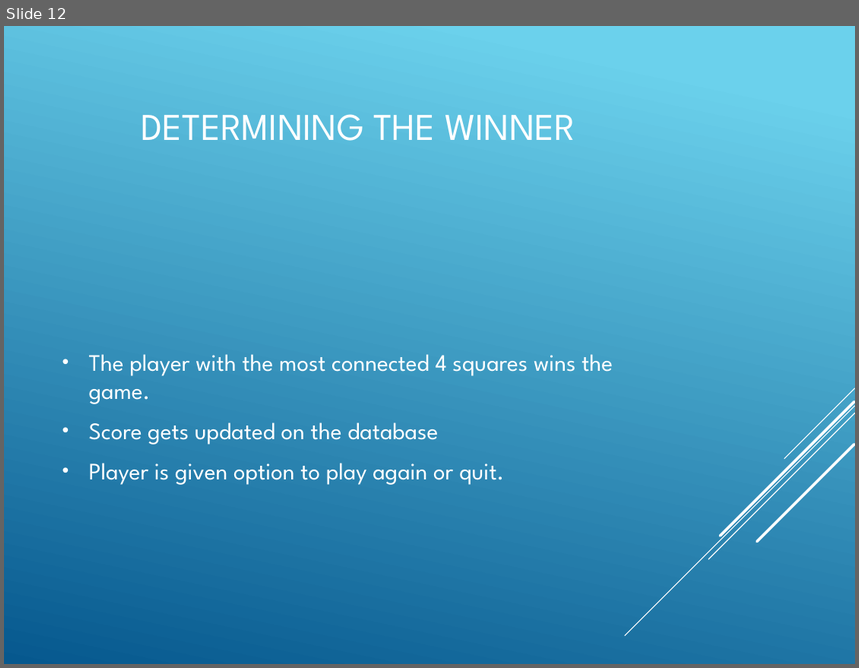
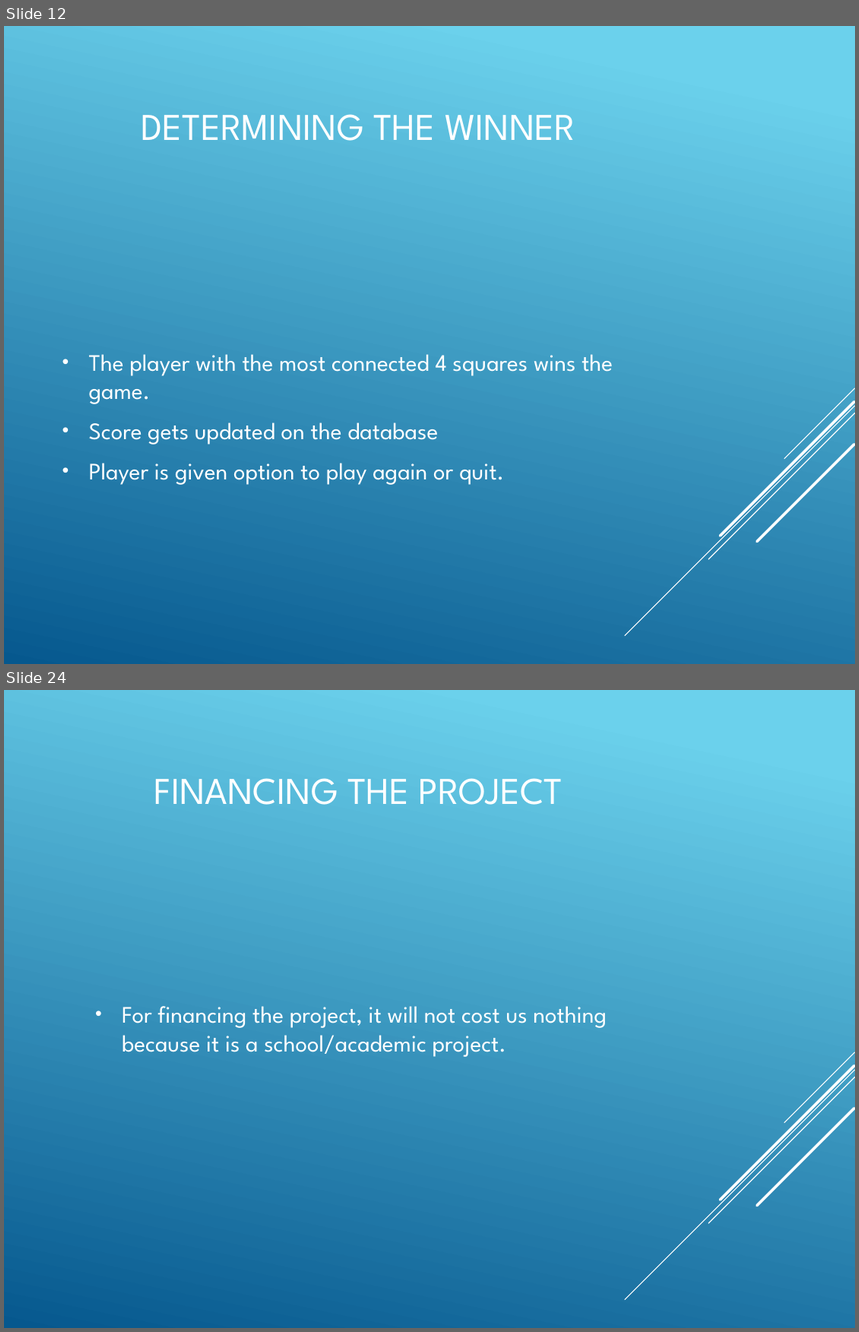
Before and after one commit to Amatarasu/A-Team, a slide deck: Power Point Presentation-bk.pptx. Shown one above the other, each under a label of ours: slide 12 before the commit, slides 12 and 24 after it; the slides between them are not shown. The pictures are 859x668 and 859x1332 pixels, drawn with LibreOffice and Linux fonts; fonts in the diff are those of the drawing. Boxes give left, top, right and bottom in pixels: in the first picture for what was removed or moved away, otherwise in the second. Text is boxed around its words. In the diff, an @@ line names an element or a change of style, - is before the commit and + after.

```diff
--- a/Power Point Presentation-bk.pptx
+++ b/Power Point Presentation-bk.pptx
@@ slide 24 added at <box>4,690,855,1328</box>, background gradient #6ED2EB to #06588E; not listed: 5 template elements that a slide beside it also shows @@
@@ title added at <box>154,778,563,805</box>, 32 pt, text #FFFFFF @@
+FINANCING THE PROJECT
@@ text added at <box>122,1006,607,1057</box>, 20 pt, text #FFFFFF @@
+• For financing the project, it will not cost us nothing because it is a school/academic project.
```
Also in this commit, not shown: 1 slide changed, 11 other slides added, 1 slide removed, 8 other files.
